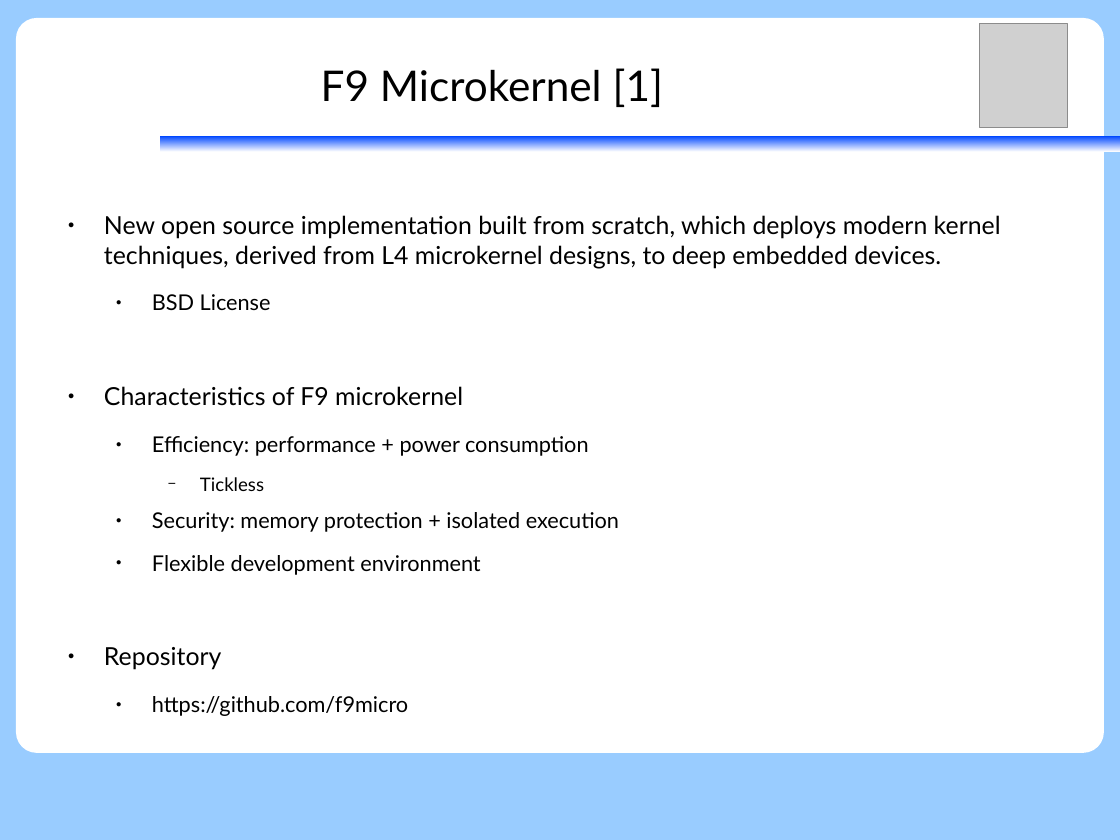
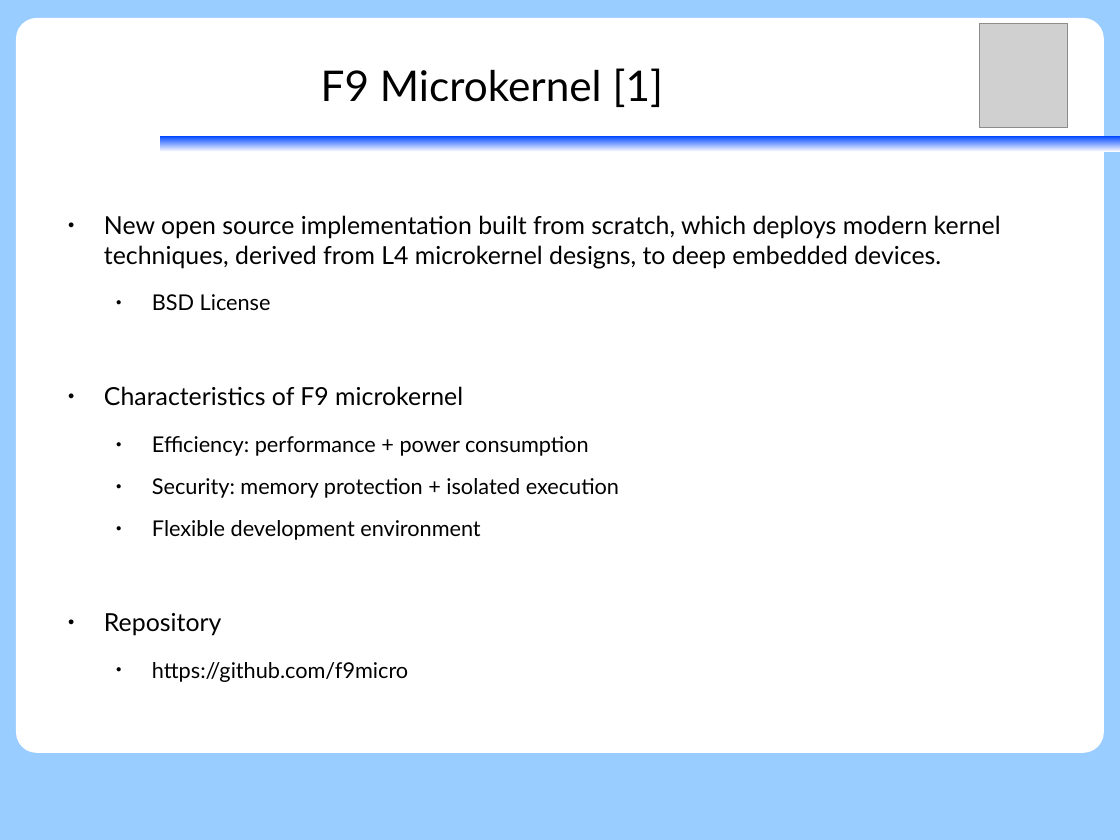
Before and after one commit to vh21/documents, a slide deck: slide 3 of ukernel/f9-microkernel-mcu-integration.odp. Drawn at 1120x840 pixels with LibreOffice and Linux fonts; fonts in the diff are those of the drawing; grey boxes stand for pictures. Boxes give left, top, right and bottom in pixels: in the first picture for what was removed or moved away, otherwise in the second. Text is boxed around its words. In the diff, an @@ line names an element or a change of style, - is before the commit and + after.

```diff
--- a/ukernel/f9-microkernel-mcu-integration.odp
+++ b/ukernel/f9-microkernel-mcu-integration.odp
@@ text at box(200, 477, 264, 491): paragraph removed @@
-    − Tickless
```
Also in this commit, not shown: 7 other slides changed, 7 slides added, 3 slides removed.
